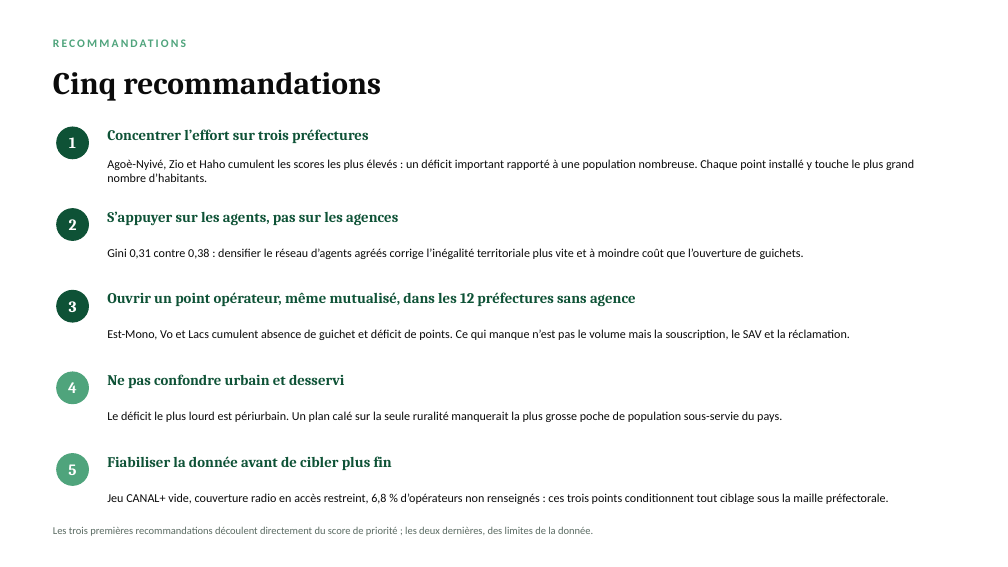
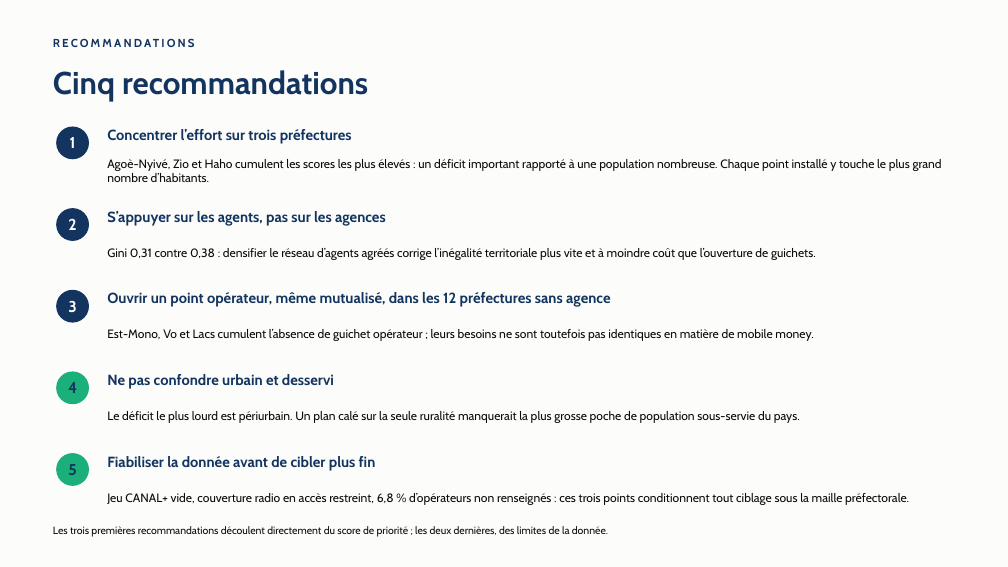
Before and after one commit to jack-junior/togo-acces-numerique, a slide deck: slide 9 of rapport/Rapport_Defi1_Acces_numerique_Togo.pptx. Drawn at 1008x567 pixels with LibreOffice and Linux fonts; fonts in the diff are those of the drawing. Boxes give left, top, right and bottom in pixels: in the first picture for what was removed or moved away, otherwise in the second. Text is boxed around its words. In the diff, an @@ line names an element or a change of style, - is before the commit and + after.

Commit message:
Correct and refresh challenge report
Correct stale report figures and dashboard wording, then apply a clearer blue, teal, and orange visual palette while preserving all ten slides and embedded charts.

```diff
--- a/rapport/Rapport_Defi1_Acces_numerique_Togo.pptx
+++ b/rapport/Rapport_Defi1_Acces_numerique_Togo.pptx
@@ background #FFFFFF to #FCFCFB @@
@@ text "RECOMMANDATIONS" at (122, 70, 368, 95): font Calibri to Cabin, text colour #4FA47C to #12345F @@
@@ text "Cinq recommandations" at (53, 71, 115, 101): font Cambria to Cabin, text colour #0B0B0B to #12345F @@
@@ font Cambria to Cabin in 3 elements at (70, 137, 76, 148), (68, 218, 76, 230), (68, 301, 76, 312) @@
@@ fill #0E5236 to #12345F; outline #0E5236 1 pt to #12345F 1 pt in 3 elements at (57, 127, 88, 159), (57, 209, 88, 240), (57, 290, 88, 322) @@
@@ text at (107, 329, 813, 341): text changed; font Calibri to Cabin @@
-Est-Mono, Vo et Lacs cumulent absence de guichet et déficit de points. Ce qui manque n’est pas le volume mais la souscription, le SAV et la réclamation.
+Est-Mono, Vo et Lacs cumulent l’absence de guichet opérateur ; leurs besoins ne sont toutefois pas identiques en matière de mobile money.
@@ text "4" at (68, 382, 77, 393): font Cambria to Cabin, text colour #FFFFFF to #12345F @@
@@ ellipse at (57, 372, 88, 404): fill #4FA47C to #1BAF7A; outline #4FA47C 1 pt to #1BAF7A 1 pt @@
@@ font Cambria to Cabin, text colour #0E5236 to #12345F in 5 elements at (107, 129, 352, 144), (107, 211, 386, 226), (107, 292, 610, 307), (107, 374, 334, 389), (107, 456, 376, 471) @@
@@ text "5" at (68, 464, 76, 475): font Cambria to Cabin, text colour #FFFFFF to #12345F @@
@@ ellipse at (57, 454, 88, 485): fill #4FA47C to #1BAF7A; outline #4FA47C 1 pt to #1BAF7A 1 pt @@
@@ font Calibri to Cabin in 4 elements at (107, 159, 942, 182), (107, 248, 816, 260), (107, 411, 800, 423), (107, 493, 909, 505) @@
@@ text "Les trois premières recommandations découlent ..." at (53, 526, 608, 537): font Calibri to Cabin, text colour #5A6B62 to #0B0B0B @@
```
Also in this commit, not shown: 9 other slides changed.
